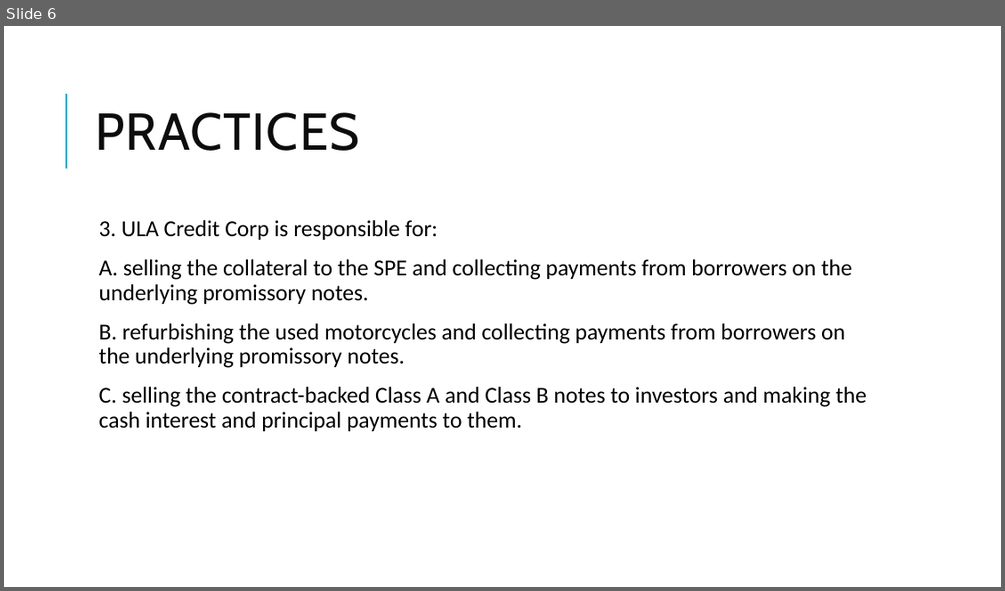
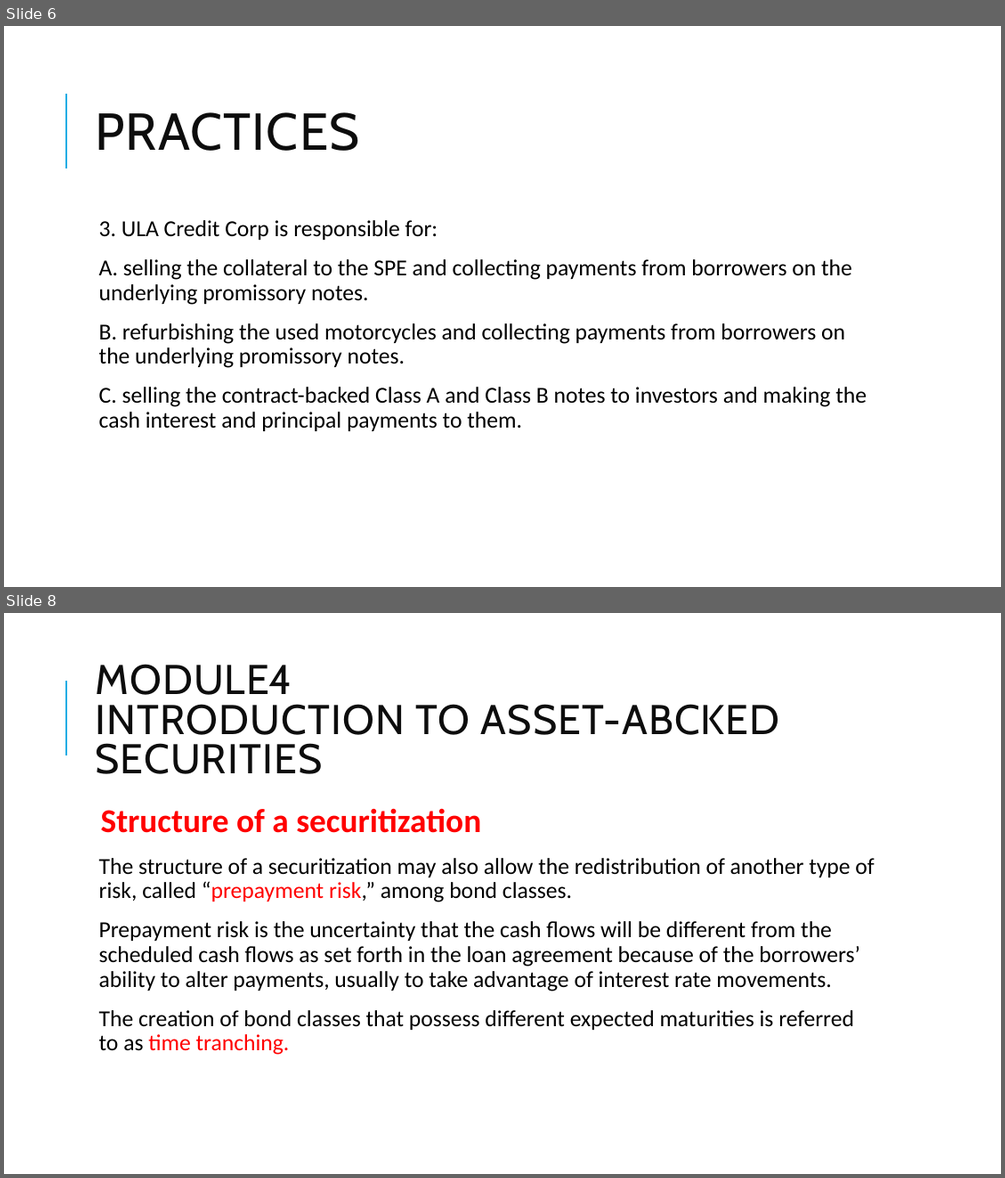
Before and after one commit to Isco0530/data, a slide deck: Fixed Income-22.pptx. Shown one above the other, each under a label of ours: slide 6 before the commit, slides 6 and 8 after it; the slides between them are not shown. The pictures are 1005x591 and 1005x1178 pixels, drawn with LibreOffice and Linux fonts; fonts in the diff are those of the drawing. Boxes give left, top, right and bottom in pixels: in the first picture for what was removed or moved away, otherwise in the second. Text is boxed around its words. In the diff, an @@ line names an element or a change of style, - is before the commit and + after.

```diff
--- a/Fixed Income-22.pptx
+++ b/Fixed Income-22.pptx
@@ slide 8 added at (4, 613, 1001, 1174), background #FFFFFF; not listed: 1 template element that a slide beside it also shows @@
@@ title added at (95, 664, 780, 774), 40 pt, text #0D0D0D @@
+MODULE4
+INTRODUCTION TO ASSET-ABCKED SECURITIES
@@ text added at (99, 808, 874, 1054), 22 pt, text #000000 @@
+  Structure of a securitization
+  The structure of a securitization may also allow the redistribution of another type of risk, called “prepayment risk,” among bond classes.
+  Prepayment risk is the uncertainty that the cash flows will be different from the scheduled cash flows as set forth in the loan agreement because of the borrowers’ ability to alter payments, usually to take advantage of interest rate movements.
+  The creation of bond classes that possess different expected maturities is referred to as time tranching.
```
Also in this commit, not shown: 1 slide changed, 3 other slides added.
